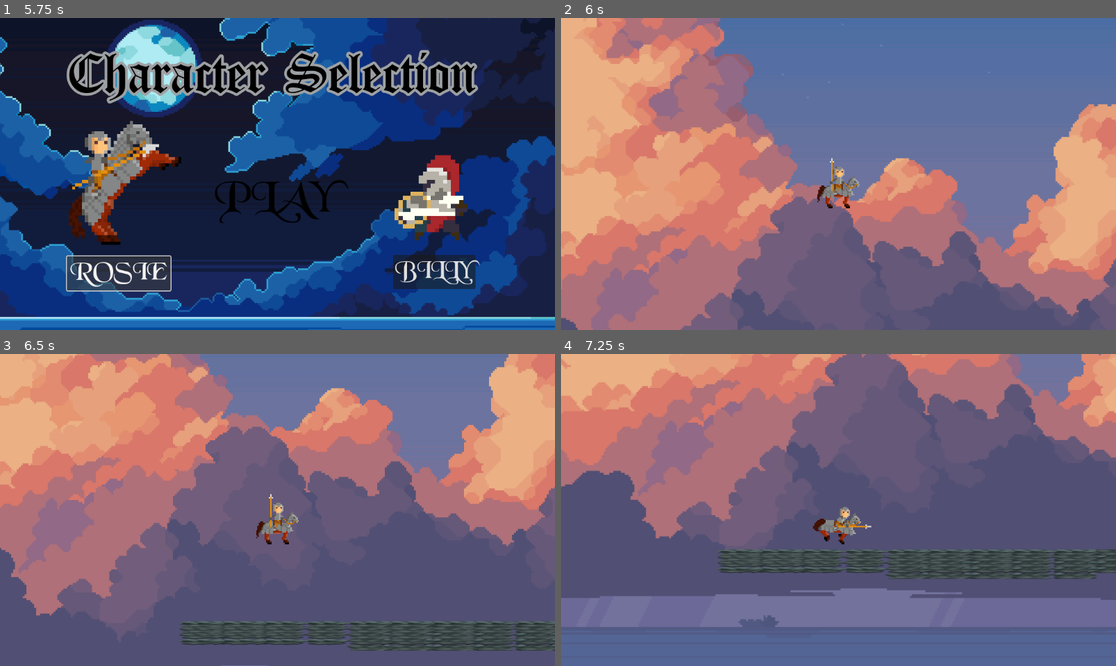
Above: before the commit, frames 1-4 (two rows, left to right).
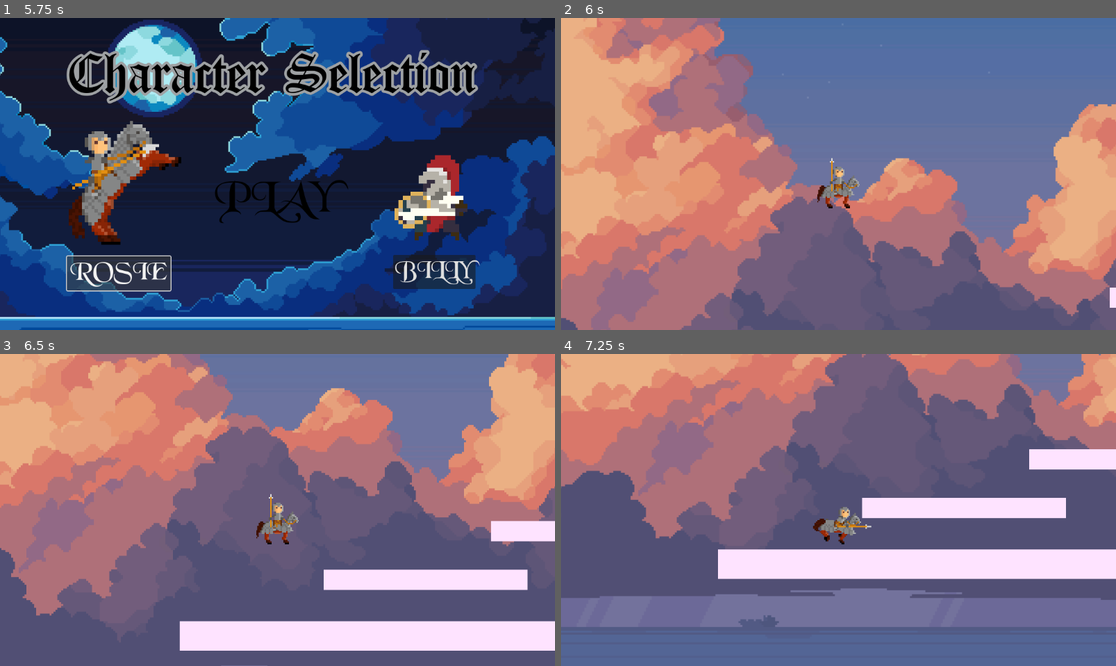
Above: after the commit, the same moments.

Repository: AugustanaCSC380January2024/final-game-frenchie
Game: Godot game, scene res://Scenes/character_selection.tscn
The game is run twice, just before and just after one commit, with the same random seed, the same clock (stepped at 60 frames per second) and the same inputs.
Inputs:
- Up to frame 1 (5.75 s): click "PLAY" at 0.5 s; click "PLAY" at 1.25 s; click "ROSIE" at 2 s; click "BILLY" at 2.75 s; click "ROSIE" at 3.5 s; click "BILLY" at 4.25 s; click "ROSIE" at 5 s
- Up to frame 2 (6 s): click "PLAY" at 5.75 s
- Up to frame 3 (6.5 s): no input
- Up to frame 4 (7.25 s): tap Space (jump) at 6.6, 6.77, 7.07 s

Frame 1 is identical in both runs. In frame 2, less than 0.1% of the frame differs, in the area x 98-100%, y 86-93%; in frame 3, 9.7%; in frame 4, 10%, in the area x 28-100%, y 30-73%.

Commit message:
Add new obstacles and charms

Diff:
--- /dev/null
+++ b/Scenes/bat.tscn
@@ -0,0 +1,70 @@
+[gd_scene load_steps=10 format=3 uid="uid://s0ydfqphtreq"]
+
+[ext_resource type="Texture2D" uid="uid://ptj78qbmamm4" path="res://Assets/Flying eye/Attack3.png" id="1_fck85"]
+
+[sub_resource type="CircleShape2D" id="CircleShape2D_qwkx2"]
+radius = 27.0
+
+[sub_resource type="AtlasTexture" id="AtlasTexture_0qqrv"]
+atlas = ExtResource("1_fck85")
+region = Rect2(0, 0, 150, 150)
+
+[sub_resource type="AtlasTexture" id="AtlasTexture_hkklh"]
+atlas = ExtResource("1_fck85")
+region = Rect2(150, 0, 150, 150)
+
+[sub_resource type="AtlasTexture" id="AtlasTexture_ifdk1"]
+atlas = ExtResource("1_fck85")
+region = Rect2(300, 0, 150, 150)
+
+[sub_resource type="AtlasTexture" id="AtlasTexture_c041g"]
+atlas = ExtResource("1_fck85")
+region = Rect2(450, 0, 150, 150)
+
+[sub_resource type="AtlasTexture" id="AtlasTexture_3xeej"]
+atlas = ExtResource("1_fck85")
+region = Rect2(600, 0, 150, 150)
+
+[sub_resource type="AtlasTexture" id="AtlasTexture_d4jm2"]
+atlas = ExtResource("1_fck85")
+region = Rect2(750, 0, 150, 150)
+
+[sub_resource type="SpriteFrames" id="SpriteFrames_h6gpo"]
+animations = [{
+"frames": [{
+"duration": 1.0,
+"texture": SubResource("AtlasTexture_0qqrv")
+}, {
+"duration": 1.0,
+"texture": SubResource("AtlasTexture_hkklh")
+}, {
+"duration": 1.0,
+"texture": SubResource("AtlasTexture_ifdk1")
+}, {
+"duration": 1.0,
+"texture": SubResource("AtlasTexture_c041g")
+}, {
+"duration": 1.0,
+"texture": SubResource("AtlasTexture_3xeej")
+}, {
+"duration": 1.0,
+"texture": SubResource("AtlasTexture_d4jm2")
+}],
+"loop": true,
+"name": &"flying bat",
+"speed": 5.0
+}]
+
+[node name="Bat" type="Area2D"]
+
+[node name="CollisionShape2D" type="CollisionShape2D" parent="."]
+shape = SubResource("CircleShape2D_qwkx2")
+
+[node name="AnimatedSprite2D" type="AnimatedSprite2D" parent="."]
+texture_filter = 1
+position = Vector2(8, -4)
+scale = Vector2(1.31333, 1.31333)
+sprite_frames = SubResource("SpriteFrames_h6gpo")
+animation = &"flying bat"
+frame_progress = 0.434548
+flip_h = true
--- a/Scenes/billy.tscn
+++ b/Scenes/billy.tscn
@@ -6,6 +6,18 @@
 [ext_resource type="Texture2D" uid="uid://c6j5sheucnx5y" path="res://Assets/Knight Hero Platfomer/Jump.png" id="3_e200w"]
 [ext_resource type="Texture2D" uid="uid://dli6xdqteunso" path="res://Assets/Knight Hero Platfomer/Roll.png" id="4_81cxi"]
 
+[sub_resource type="AtlasTexture" id="AtlasTexture_pf4a8"]
+atlas = ExtResource("4_81cxi")
+region = Rect2(0, 0, 22, 24)
+
+[sub_resource type="AtlasTexture" id="AtlasTexture_2ra4m"]
+atlas = ExtResource("4_81cxi")
+region = Rect2(132, 0, 22, 24)
+
+[sub_resource type="AtlasTexture" id="AtlasTexture_4f75x"]
+atlas = ExtResource("4_81cxi")
+region = Rect2(110, 0, 22, 24)
+
 [sub_resource type="AtlasTexture" id="AtlasTexture_56w0c"]
 atlas = ExtResource("2_slrbv")
 region = Rect2(0, 0, 22, 24)
@@ -108,6 +120,20 @@
 
 [sub_resource type="SpriteFrames" id="SpriteFrames_q142p"]
 animations = [{
+"frames": [{
+"duration": 1.0,
+"texture": SubResource("AtlasTexture_pf4a8")
+}, {
+"duration": 1.0,
+"texture": SubResource("AtlasTexture_2ra4m")
+}, {
+"duration": 1.0,
+"texture": SubResource("AtlasTexture_4f75x")
+}],
+"loop": true,
+"name": &"die",
+"speed": 5.0
+}, {
 "frames": [{
 "duration": 1.0,
 "texture": SubResource("AtlasTexture_56w0c")
@@ -221,8 +247,9 @@
 texture_filter = 1
 position = Vector2(18.6, 62.2)
 sprite_frames = SubResource("SpriteFrames_q142p")
-animation = &"running"
+animation = &"die"
 autoplay = "running"
+frame_progress = 0.629416
 
 [node name="Running" type="CollisionShape2D" parent="."]
 position = Vector2(17.6, 62.2)
--- /dev/null
+++ b/Scenes/clock.tscn
@@ -0,0 +1,15 @@
+[gd_scene load_steps=3 format=3 uid="uid://cqeyipjntv4wf"]
+
+[ext_resource type="Texture2D" uid="uid://vqogu1s041t3" path="res://Assets/ns53hpldb4391.png" id="1_f2quu"]
+
+[sub_resource type="CircleShape2D" id="CircleShape2D_2ntfj"]
+radius = 17.2627
+
+[node name="Clock" type="Area2D"]
+
+[node name="Sprite2D" type="Sprite2D" parent="."]
+scale = Vector2(0.0330882, 0.0330882)
+texture = ExtResource("1_f2quu")
+
+[node name="CollisionShape2D" type="CollisionShape2D" parent="."]
+shape = SubResource("CircleShape2D_2ntfj")
--- a/Scenes/rosie.tscn
+++ b/Scenes/rosie.tscn
@@ -22,10 +22,21 @@
 [ext_resource type="Texture2D" uid="uid://duebx2ab5lqq0" path="res://Assets/Knight_and_Horse/Attack/Knight_attack5.png" id="10_inr11"]
 [ext_resource type="Texture2D" uid="uid://ouw6ce5fvj7l" path="res://Assets/Knight_and_Horse/Gallop/Horse_gallop5.png" id="10_yujjq"]
 [ext_resource type="Texture2D" uid="uid://3itiankann7x" path="res://Assets/Knight_and_Horse/Attack/Knight_attack6.png" id="11_ixy0k"]
+[ext_resource type="Texture2D" uid="uid://cv1r5qw5lxfjt" path="res://Assets/Knight_and_Horse/Death/Knight_death1.png" id="12_18pli"]
 [ext_resource type="Texture2D" uid="uid://c1kshcskw7mqv" path="res://Assets/Knight_and_Horse/Attack/Knight_attack7.png" id="12_mhev1"]
 [ext_resource type="Texture2D" uid="uid://c84np3lw5csy6" path="res://Assets/Knight_and_Horse/Attack/Knight_attack8.png" id="13_hepma"]
+[ext_resource type="Texture2D" uid="uid://ctaepmkdkucx5" path="res://Assets/Knight_and_Horse/Death/Knight_death2.png" id="13_pyu2l"]
+[ext_resource type="Texture2D" uid="uid://1ckspcbdmjy8" path="res://Assets/Knight_and_Horse/Death/Knight_death3.png" id="14_7mpam"]
 [ext_resource type="Texture2D" uid="uid://dh637mpboswyi" path="res://Assets/Knight_and_Horse/Attack/Knight_attack9.png" id="14_lr1k8"]
 [ext_resource type="Texture2D" uid="uid://dnbkdps5ege8g" path="res://Assets/Knight_and_Horse/Attack/Knight_attack10.png" id="15_fak7r"]
+[ext_resource type="Texture2D" uid="uid://br40dhkw5vkt7" path="res://Assets/Knight_and_Horse/Death/Knight_death4.png" id="15_yvx2q"]
+[ext_resource type="Texture2D" uid="uid://c8a5yvol2r5h5" path="res://Assets/Knight_and_Horse/Death/Knight_death5.png" id="16_u04te"]
+[ext_resource type="Texture2D" uid="uid://b8a107fj5rqn3" path="res://Assets/Knight_and_Horse/Death/Knight_death6.png" id="17_7divh"]
+[ext_resource type="Texture2D" uid="uid://c8u42oruuvt2x" path="res://Assets/Knight_and_Horse/Death/Knight_death7.png" id="18_tm78q"]
+[ext_resource type="Texture2D" uid="uid://btkjke18jl48r" path="res://Assets/Knight_and_Horse/Death/Knight_death8.png" id="19_27q3n"]
+[ext_resource type="Texture2D" uid="uid://besraq8vm507m" path="res://Assets/Knight_and_Horse/Death/Knight_death9.png" id="20_hfwd6"]
+[ext_resource type="Texture2D" uid="uid://cf4y3kkcxlxbw" path="res://Assets/Knight_and_Horse/Death/Knight_death10.png" id="21_gwgxy"]
+[ext_resource type="Texture2D" uid="uid://btfj80ulsjtmi" path="res://Assets/Knight_and_Horse/Death/Knight_death11.png" id="22_ifp5i"]
 
 [sub_resource type="SpriteFrames" id="SpriteFrames_wyp6l"]
 animations = [{
@@ -68,6 +79,44 @@
 "loop": true,
 "name": &"dehorse",
 "speed": 20.0
+}, {
+"frames": [{
+"duration": 1.0,
+"texture": ExtResource("12_18pli")
+}, {
+"duration": 1.0,
+"texture": ExtResource("13_pyu2l")
+}, {
+"duration": 1.0,
+"texture": ExtResource("14_7mpam")
+}, {
+"duration": 1.0,
+"texture": ExtResource("15_yvx2q")
+}, {
+"duration": 1.0,
+"texture": ExtResource("16_u04te")
+}, {
+"duration": 1.0,
+"texture": ExtResource("17_7divh")
+}, {
+"duration": 1.0,
+"texture": ExtResource("18_tm78q")
+}, {
+"duration": 1.0,
+"texture": ExtResource("19_27q3n")
+}, {
+"duration": 1.0,
+"texture": ExtResource("20_hfwd6")
+}, {
+"duration": 1.0,
+"texture": ExtResource("21_gwgxy")
+}, {
+"duration": 1.0,
+"texture": ExtResource("22_ifp5i")
+}],
+"loop": true,
+"name": &"die",
+"speed": 5.0
 }, {
 "frames": [{
 "duration": 1.0,
@@ -141,9 +190,9 @@
 [node name="AnimatedSprite2D" type="AnimatedSprite2D" parent="."]
 texture_filter = 1
 sprite_frames = SubResource("SpriteFrames_wyp6l")
-animation = &"jumping"
+animation = &"die"
 autoplay = "default"
-frame_progress = 0.347006
+frame_progress = 0.672524
 
 [node name="Running" type="CollisionShape2D" parent="."]
 position = Vector2(0.33719, 8.09254)
--- a/Scenes/shape6.tscn
+++ b/Scenes/shape6.tscn
@@ -15,3 +15,17 @@
 [node name="CollisionShape2D2" type="CollisionShape2D" parent="."]
 position = Vector2(809, 17)
 shape = SubResource("RectangleShape2D_xbacr")
+
+[node name="ColorRect" type="ColorRect" parent="."]
+offset_left = 99.0
+offset_top = -4.0
+offset_right = 474.0
+offset_bottom = 47.0
+color = Color(0.996078, 0.890196, 1, 1)
+
+[node name="ColorRect2" type="ColorRect" parent="."]
+offset_left = 593.0
+offset_top = -7.0
+offset_right = 1023.0
+offset_bottom = 44.0
+color = Color(0.996078, 0.890196, 1, 1)
--- a/Scenes/shape_1.tscn
+++ b/Scenes/shape_1.tscn
@@ -1,6 +1,4 @@
-[gd_scene load_steps=4 format=3 uid="uid://dkhruo6v5mbpf"]
-
-[ext_resource type="Texture2D" uid="uid://d01fhjp8sdfwn" path="res://Assets/Cave_Tileset.png" id="1_v7toi"]
+[gd_scene load_steps=3 format=3 uid="uid://dkhruo6v5mbpf"]
 
 [sub_resource type="RectangleShape2D" id="RectangleShape2D_2nhbg"]
 size = Vector2(3571.71, 14.2493)
@@ -9,11 +7,6 @@
 size = Vector2(426, 44)
 
 [node name="shape1" type="StaticBody2D"]
-
-[node name="Sprite2D" type="Sprite2D" parent="."]
-position = Vector2(530.5, 9.5)
-scale = Vector2(5.44886, 0.7625)
-texture = ExtResource("1_v7toi")
 
 [node name="CollisionShape2D" type="CollisionShape2D" parent="."]
 position = Vector2(531.099, 11.5)
@@ -29,3 +22,24 @@
 [node name="CollisionShape2D3" type="CollisionShape2D" parent="."]
 position = Vector2(910, -210)
 shape = SubResource("RectangleShape2D_ayupn")
+
+[node name="ColorRect" type="ColorRect" parent="."]
+offset_left = 51.0
+offset_top = -21.0
+offset_right = 1018.0
+offset_bottom = 40.0
+color = Color(0.996078, 0.890196, 1, 1)
+
+[node name="ColorRect2" type="ColorRect" parent="."]
+offset_left = 350.0
+offset_top = -128.0
+offset_right = 773.0
+offset_bottom = -86.0
+color = Color(0.996078, 0.890196, 1, 1)
+
+[node name="ColorRect3" type="ColorRect" parent="."]
+offset_left = 697.0
+offset_top = -229.0
+offset_right = 1120.0
+offset_bottom = -187.0
+color = Color(0.996078, 0.890196, 1, 1)
--- a/Scenes/shape_2.tscn
+++ b/Scenes/shape_2.tscn
@@ -10,3 +10,10 @@
 rotation = -3.14159
 scale = Vector2(0.268834, -4.56164)
 shape = SubResource("RectangleShape2D_dox0d")
+
+[node name="ColorRect" type="ColorRect" parent="."]
+offset_left = 62.0
+offset_top = -7.0
+offset_right = 1031.0
+offset_bottom = 70.0
+color = Color(0.996078, 0.890196, 1, 1)
--- a/Scenes/shape_3.tscn
+++ b/Scenes/shape_3.tscn
@@ -10,3 +10,11 @@
 rotation = 3.06406
 scale = Vector2(0.268834, -4.56164)
 shape = SubResource("RectangleShape2D_p0s7l")
+
+[node name="ColorRect" type="ColorRect" parent="."]
+offset_left = 34.0
+offset_top = 40.0
+offset_right = 1013.0
+offset_bottom = 85.0
+rotation = -0.0775367
+color = Color(0.996078, 0.890196, 1, 1)
--- a/Scenes/shape_4.tscn
+++ b/Scenes/shape_4.tscn
@@ -1,12 +1,19 @@
 [gd_scene load_steps=2 format=3 uid="uid://7nctbr0j8vg2"]
 
 [sub_resource type="RectangleShape2D" id="RectangleShape2D_2nhbg"]
-size = Vector2(3631.23, 24.9917)
+size = Vector2(3631.23, 19.7304)
 
 [node name="shape4" type="StaticBody2D"]
 
 [node name="CollisionShape2D" type="CollisionShape2D" parent="."]
-position = Vector2(523.099, 30.9985)
+position = Vector2(523.099, 18.9985)
 rotation = -3.14159
 scale = Vector2(0.268834, -4.56164)
 shape = SubResource("RectangleShape2D_2nhbg")
+
+[node name="ColorRect" type="ColorRect" parent="."]
+offset_left = 36.0
+offset_top = -25.0
+offset_right = 1009.0
+offset_bottom = 67.0
+color = Color(0.996078, 0.890196, 1, 1)
--- a/Scenes/shape_5.tscn
+++ b/Scenes/shape_5.tscn
@@ -15,3 +15,21 @@
 [node name="CollisionShape2D2" type="CollisionShape2D" parent="."]
 position = Vector2(886, -203)
 shape = SubResource("RectangleShape2D_yp0vq")
+
+[node name="ColorRect" type="ColorRect" parent="."]
+offset_left = 399.0
+offset_top = -141.0
+offset_right = 787.0
+offset_bottom = -111.0
+color = Color(0.996078, 0.890196, 1, 1)
+
+[node name="ColorRect2" type="ColorRect" parent="."]
+offset_left = 691.0
+offset_top = -217.0
+offset_right = 1079.0
+offset_bottom = -187.0
+color = Color(0.996078, 0.890196, 1, 1)
+
+[node name="Polygon2D" type="Polygon2D" parent="."]
+color = Color(0.996078, 0.890196, 1, 1)
+polygon = PackedVector2Array(18, 14, 31, 42, 56, 52, 140, 71, 167, 51, 238, 60, 317, 60, 544, 89, 745, 70, 948, 65, 1015, 76, 1086, 71, 1095, 38, 1102, 11, 1064, -40, 973, -8, 888, -33, 781, -55, 734, -37, 720, -25, 578, -52, 503, -51, 404, -61, 381, -49, 342, -33, 294, -63, 246, -44, 205, -38, 149, -33, 107, -22, 68, -34, 33, -18)
--- a/Scenes/shape_7.tscn
+++ b/Scenes/shape_7.tscn
@@ -20,3 +20,31 @@
 [node name="CollisionShape2D4" type="CollisionShape2D" parent="."]
 position = Vector2(961, 32)
 shape = SubResource("RectangleShape2D_dd8ms")
+
+[node name="ColorRect" type="ColorRect" parent="."]
+offset_left = 99.0
+offset_top = 35.0
+offset_right = 290.0
+offset_bottom = 116.0
+color = Color(0.996078, 0.890196, 1, 1)
+
+[node name="ColorRect2" type="ColorRect" parent="."]
+offset_left = 351.0
+offset_top = 15.0
+offset_right = 542.0
+offset_bottom = 96.0
+color = Color(0.996078, 0.890196, 1, 1)
+
+[node name="ColorRect3" type="ColorRect" parent="."]
+offset_left = 597.0
+offset_top = 1.0
+offset_right = 788.0
+offset_bottom = 82.0
+color = Color(0.996078, 0.890196, 1, 1)
+
+[node name="ColorRect4" type="ColorRect" parent="."]
+offset_left = 866.0
+offset_top = -9.0
+offset_right = 1057.0
+offset_bottom = 72.0
+color = Color(0.996078, 0.890196, 1, 1)
--- a/Scripts/billy.gd
+++ b/Scripts/billy.gd
@@ -48,6 +48,8 @@
 	runningmotion.disabled = true
 	rollingmotion.disabled = false
 
+func die():
+	player_sprite.play("die")
 func _ready():
 	pass
 
--- a/Scripts/rosie.gd
+++ b/Scripts/rosie.gd
@@ -50,6 +50,8 @@
 func _ready():
 	pass
 
+func die():
+	player_sprite.play("die")
 
 func _on_head_box_body_entered(body):
 	velocity.y = max(velocity.y, 0)
Binary file added: Assets/Flying eye/Attack3.png
Not shown, added: Assets/Flying eye/Attack3.png.import
Binary file added: Assets/Flying eye/projectile_sprite.png
Not shown, added: Assets/Flying eye/projectile_sprite.png.import
Binary file added: Assets/ns53hpldb4391.png
Not shown, added: Assets/ns53hpldb4391.png.import
Binary file added: Assets/pngtree-new-year-wall-clock-in-pixel-style-png-image_5655972.jpg
Not shown, added: Assets/pngtree-new-year-wall-clock-in-pixel-style-png-image_5655972.jpg.import
Not shown: 1 places in Scenes/billy.tscn that only renumber resources
Not shown: 1 places in Scenes/rosie.tscn that only renumber resources
